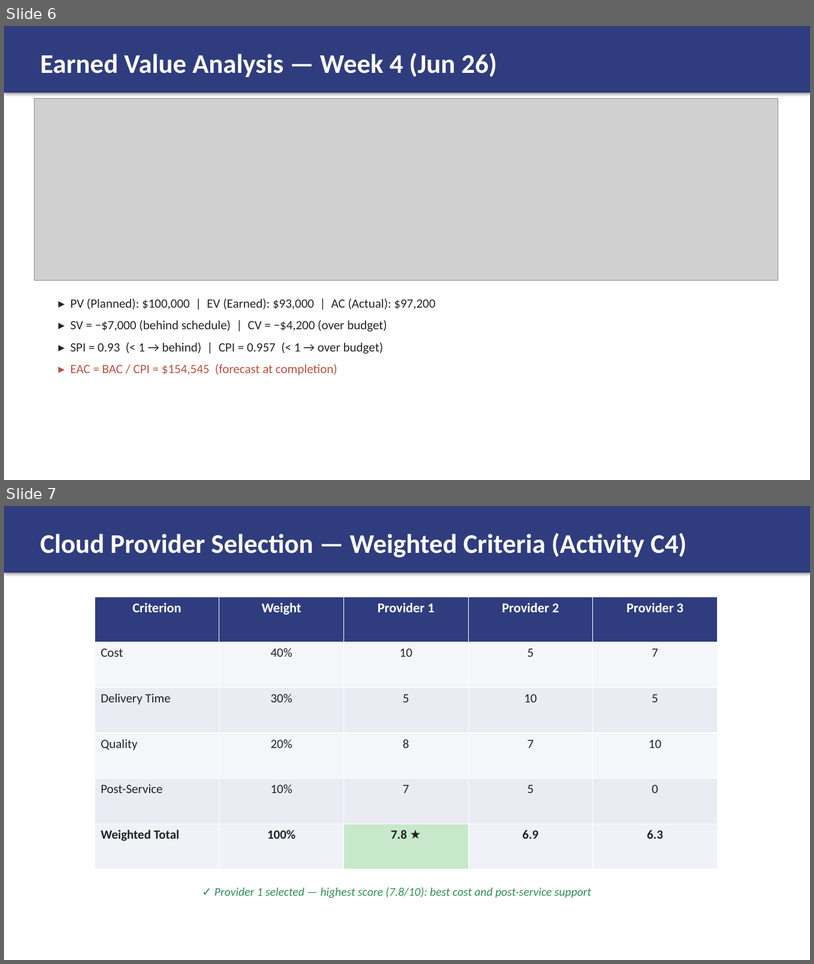
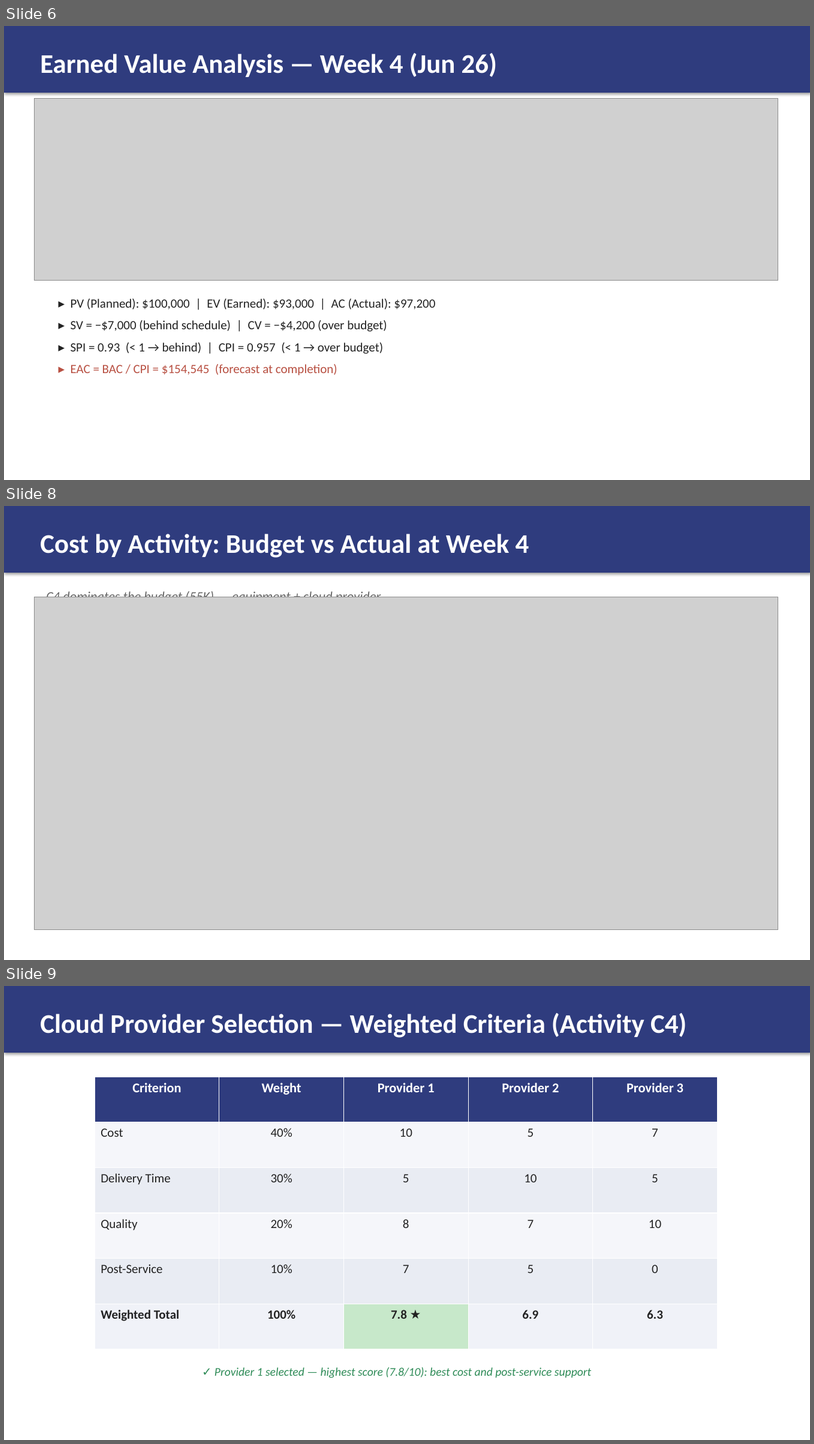
Before and after one commit to KarmasRoadmap/centro-medico-bajio, a slide deck: deliverables/03_Presentation.pptx. Shown one above the other, each under a label of ours: slides 6 and 7 before the commit, slides 6, 8 and 9 after it; the slides between them are not shown. The pictures are 814x964 and 814x1444 pixels, drawn with LibreOffice and Linux fonts; fonts in the diff are those of the drawing; grey boxes stand for pictures. Boxes give left, top, right and bottom in pixels: in the first picture for what was removed or moved away, otherwise in the second. Text is boxed around its words. In the diff, an @@ line names an element or a change of style, - is before the commit and + after.

Commit message:
Unit II deliverables v2: 26-page report, 6-page plan, 11-slide PPTX
- Expanded report from 10 to 26 pages: added Table of Contents, expanded
  Introduction, milestones tracking, deliverables with acceptance criteria,
  cost breakdown by activity, Activities & Evidence Package (C1-C10),
  Work Status table, delay analysis, 4 EVM graphs, detailed Change Control
  Form, 7 justified techniques, expanded M&C outputs, 4 minutas in Spanish,
  expanded Conclusions (4 subsections)
- Updated team member names with full names + UP student IDs:
  Jose Manuel Ortiz Medrano (UP230598), Carlos Arturo Orozco Huitron
  (UP230562), Jose Luis Sanchez Vazquez (UP230269), Marco Polo Munoz
  Najera (UP230328)
- Added EVM section to Project Plan with S-Curve and cost-by-activity graphs
- Added S-Curve and cost-by-activity slides to Presentation (11 slides)
- All rubric criteria verified: 100% coverage

```diff
--- a/deliverables/03_Presentation.pptx
+++ b/deliverables/03_Presentation.pptx
@@ slide 8 added at <box>4,506,810,960</box>, background #FFFFFF @@
@@ rectangle added at <box>4,506,810,573</box>, fill #2F3C7E, 32 pt, text #FFFFFF, bold @@
+Cost by Activity: Budget vs Actual at Week 4
@@ text added at <box>46,589,381,597</box>, 16 pt, text #666666, italic @@
+C4 dominates the budget (55K) — equipment + cloud provider
@@ picture added at <box>34,597,779,930</box> @@
@@ what was slide 7 is now slide 9 @@
```
Also in this commit, not shown: 1 slide changed, 1 other slide added, 3 other files.
